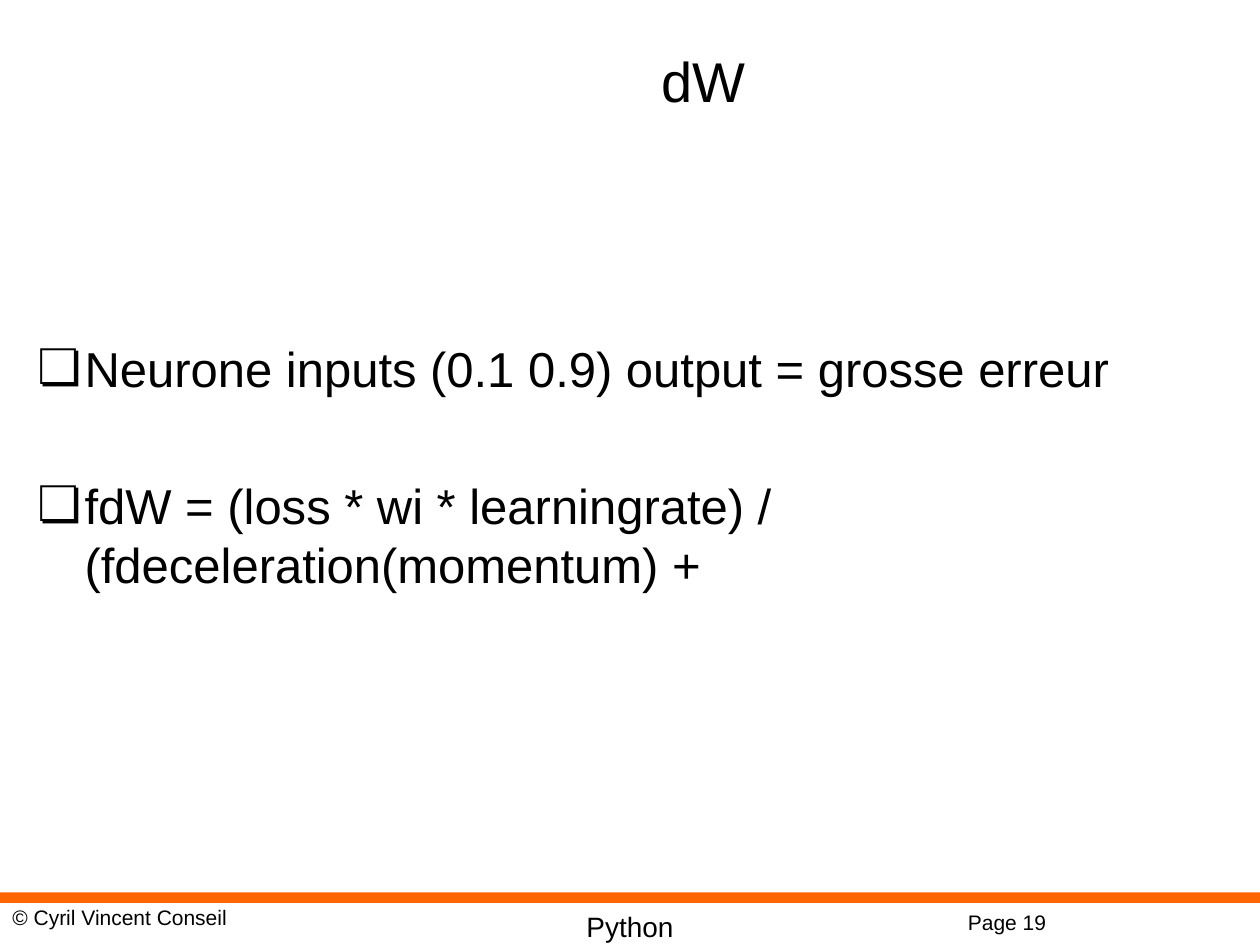
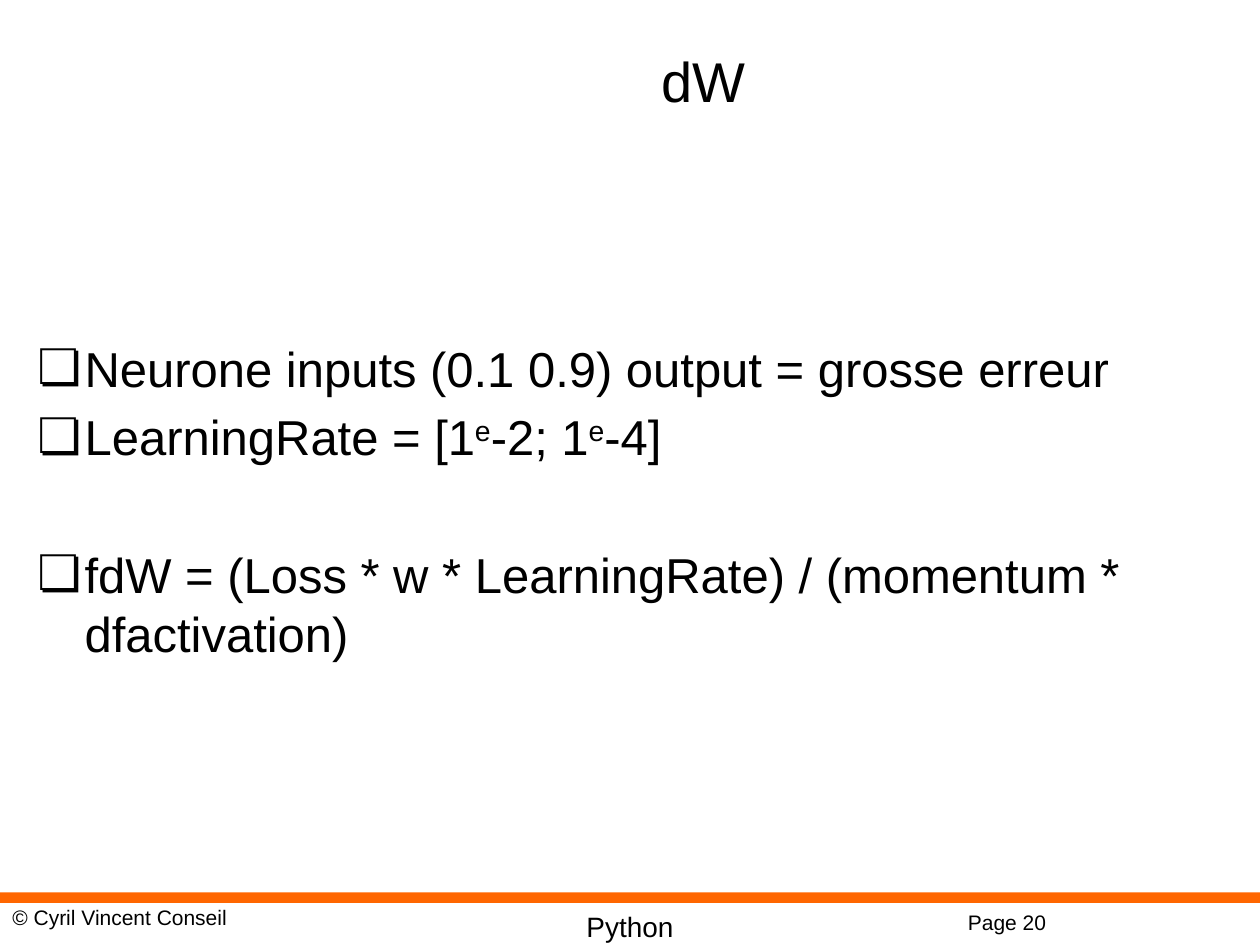
Before and after one commit to cyrilvincent/DL, a slide deck: slide 20 of PPT/DeepLearning08-MLP.pptx (slide 19 before the commit). Drawn at 1260x945 pixels with LibreOffice and Linux fonts; fonts in the diff are those of the drawing; background and template pictures are left out. Boxes give left, top, right and bottom in pixels: in the first picture for what was removed or moved away, otherwise in the second. Text is boxed around its words. In the diff, an @@ line names an element or a change of style, - is before the commit and + after.

```diff
--- a/PPT/DeepLearning08-MLP.pptx
+++ b/PPT/DeepLearning08-MLP.pptx
@@ text at [85,419,1087,662]: text changed @@
-❏ fdW = (loss * wi * learningrate) / (fdeceleration(momentum) +
+❏ LearningRate = [1e-2; 1e-4]
+❏ fdW = (Loss * w * LearningRate) / (momentum * dfactivation)
@@ page number at [968,915,1046,934]: text changed @@
-Page 19
+Page 20
```
Also in this commit, not shown: 1 slide added, 8 other files.
